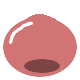
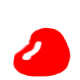
Layered file, before and after one edit (80x80). Changes by layer:
renamed "新規レイヤー#1" to "背景", painted on it over [9, 21, 71, 77]
removed layer "新規レイヤー" over [3, 14, 77, 77]
